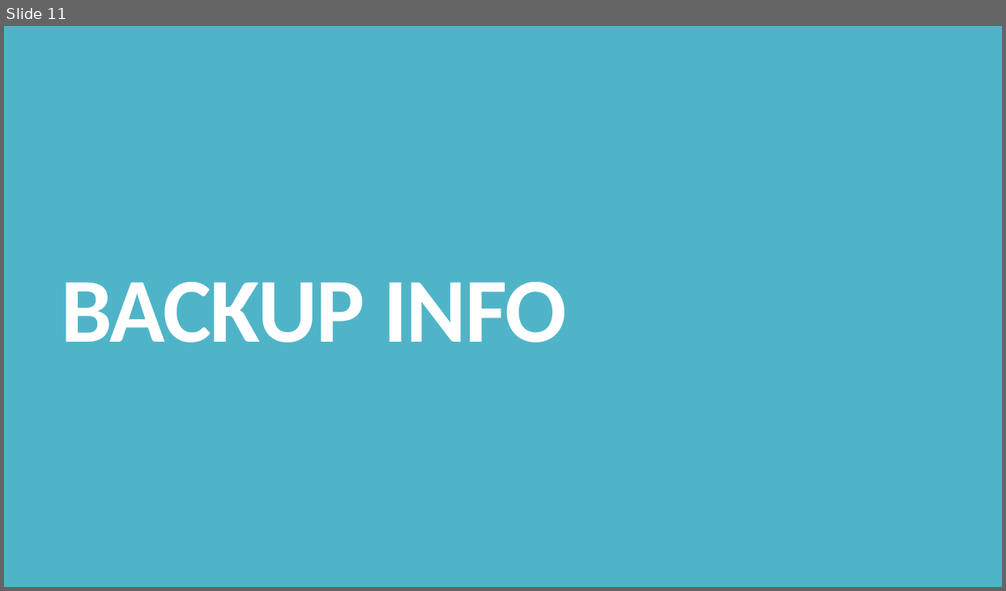
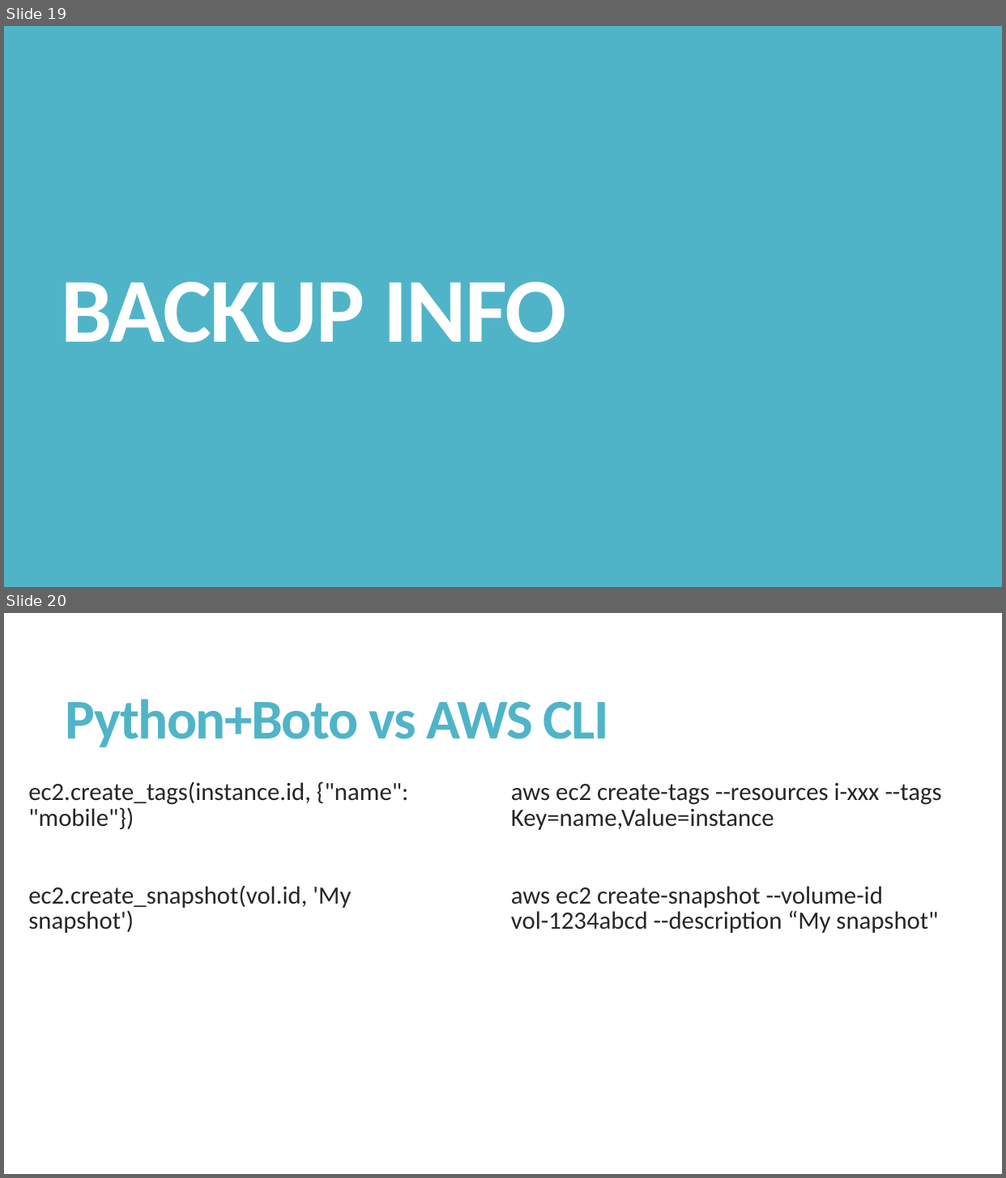
Before and after one commit to managedkaos/aws-scripts, a slide deck: Tips for Automating AWS with Python and Boto.pptx. Shown one above the other, each under a label of ours: slide 11 before the commit, slides 19 and 20 after it. The pictures are 1006x591 and 1006x1178 pixels, drawn with LibreOffice and Linux fonts; fonts in the diff are those of the drawing. Boxes give left, top, right and bottom in pixels: in the first picture for what was removed or moved away, otherwise in the second. Text is boxed around its words. In the diff, an @@ line names an element or a change of style, - is before the commit and + after.

Commit message:
Added case study
Added the case study for creating a volume management script using boto.

```diff
--- a/Tips for Automating AWS with Python and Boto.pptx
+++ b/Tips for Automating AWS with Python and Boto.pptx
@@ slide 20 added at box(4, 613, 1002, 1174), background #FFFFFF @@
@@ title added at box(66, 699, 609, 747), 54 pt, text #50B4C8, bold @@
+Python+Boto vs AWS CLI
@@ text added at box(28, 781, 408, 933), 24 pt, text #262626 @@
+  ec2.create_tags(instance.id, {"name": "mobile"})
+  ec2.create_snapshot(vol.id, 'My snapshot')
@@ text added at box(511, 783, 942, 933), 24 pt, text #262626 @@
+  aws ec2 create-tags --resources i-xxx --tags Key=name,Value=instance
+  aws ec2 create-snapshot --volume-id vol-1234abcd --description “My snapshot"
@@ what was slide 11 is now slide 19 @@
```
Also in this commit, not shown: 2 slides changed, 14 other slides added, 6 slides removed.
